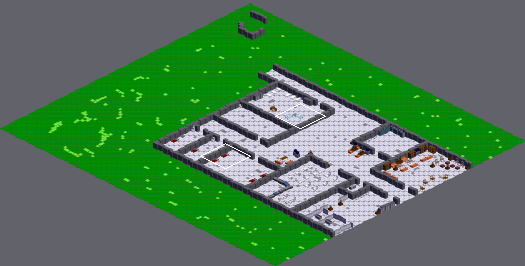
An edit to a level. Tiled map, core/assets/Water.tmx. Above, an overview of the earlier version with the close-up marked.
Close-up. Before:
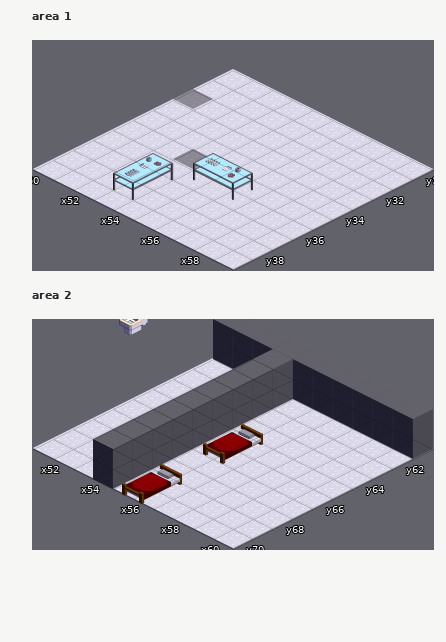
Cells are 320x160 px. Isometric: x runs down to the right, y down to the left. Shown: area 1 x 50..59, y 30..39; area 2 x 51..60, y 61..70.
After the commit:
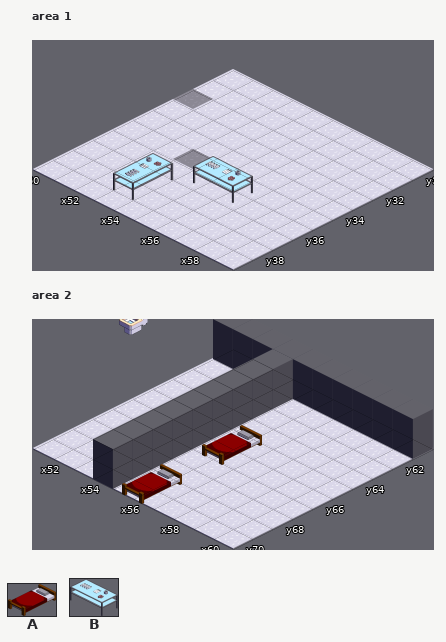
Key: from "furniture": A 22 "empty_bed", B 71 "hospitalTable2".
_ is an empty cell.
Objects are placed by the point they stand on, in cells (3,4 is the top-left corner of cell 3,4); size is 1x1 cell unless given.
The author wrote: add sypringe table
Changes in this commit:
Layer "Walls", area 1:
y 36: x 55 B -> _
Layer "InteractiveEnvironment", area 1:
added: B "hospitalTable2" at 56.4,36.9 size 1.5x2.3
Layer "Environment", area 2:
added: A "empty_bed" at 56.8,66.8 size 1.5x2
Layer "InteractiveEnvironment", area 2:
removed: A "first_bed" at 56.8,66.8 size 1.5x2
